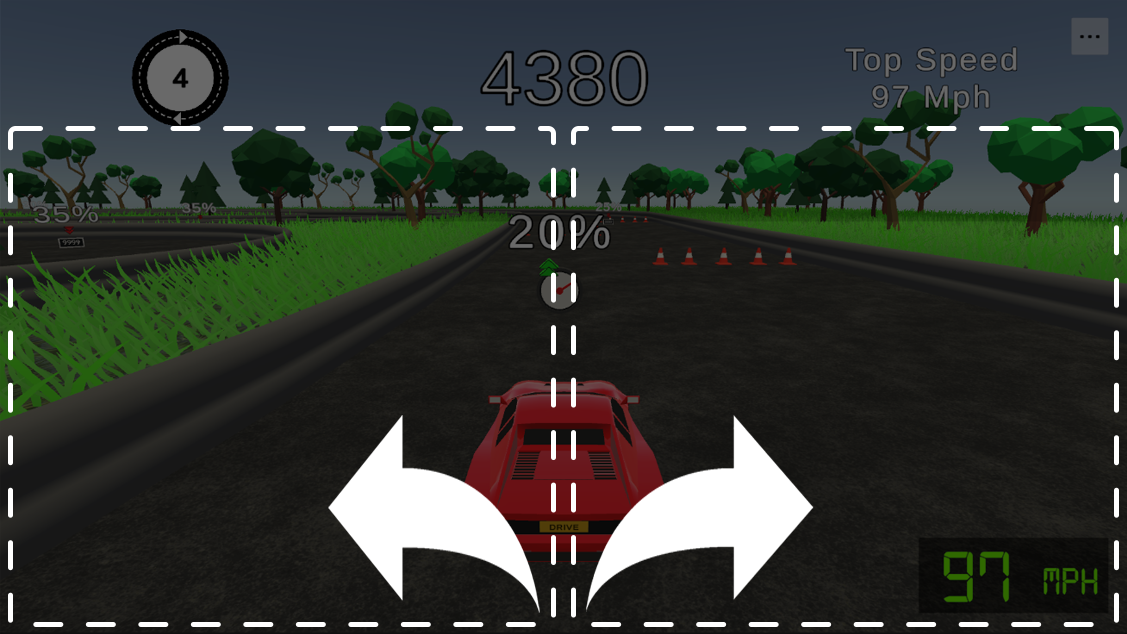
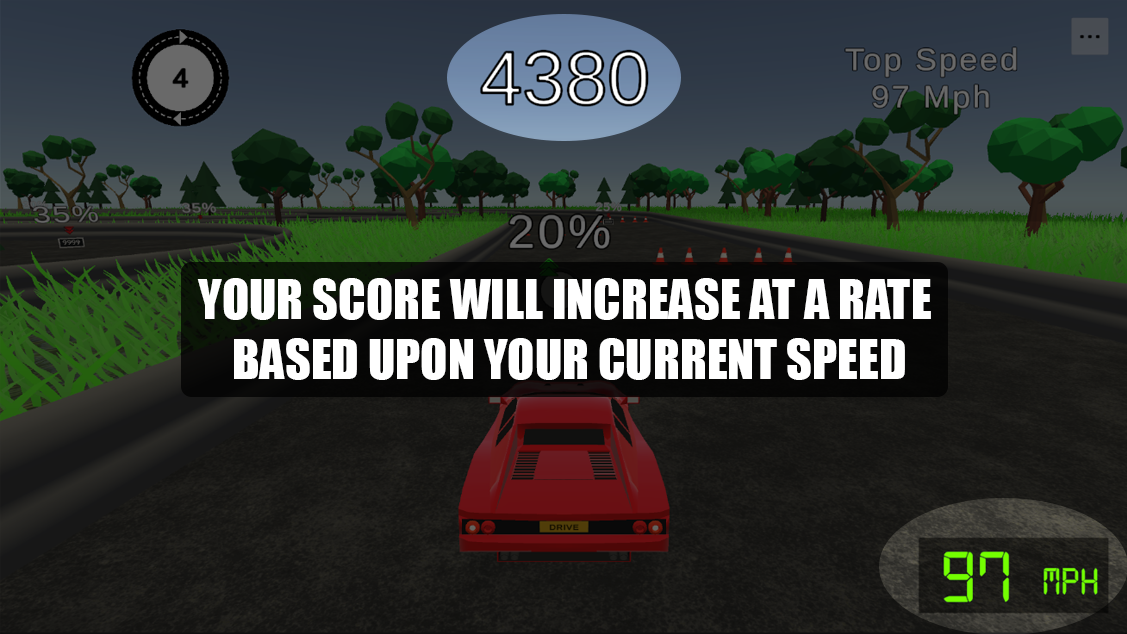
Layered file, before and after one edit (1127x634). Changes by layer:
removed layer "Layer 4" over box(328, 415, 540, 613)
removed layer "Layer 3" over box(586, 415, 814, 612)
added layer "Your score will increase at a rate based upon your current spe" above "Rectangle 1" over box(197, 278, 931, 380)
renamed "Rectangle 1 copy 2" to "Rectangle 1", opacity 100% → 75%, painted on it over box(181, 126, 1119, 627)
removed layer "Rectangle 1 copy" over box(8, 126, 556, 627)
painted on "Layer 2" over box(446, 14, 1127, 634)
